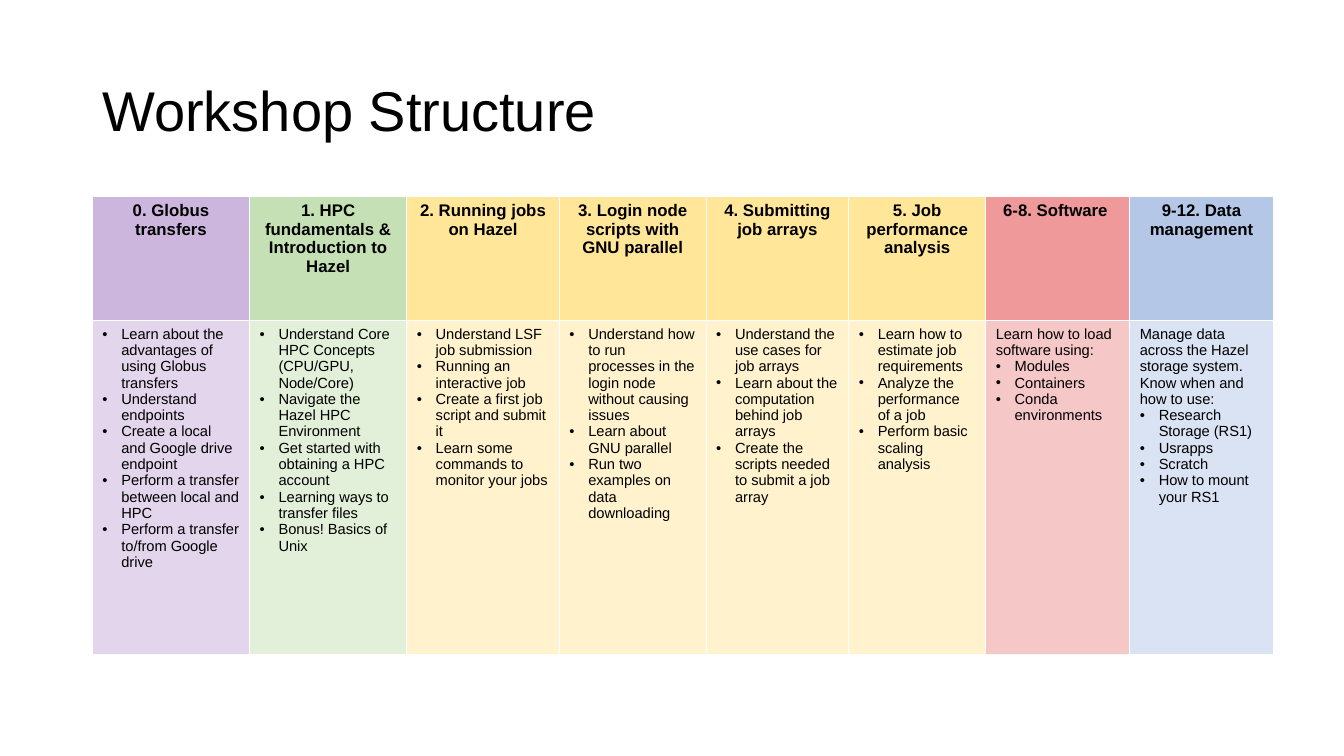
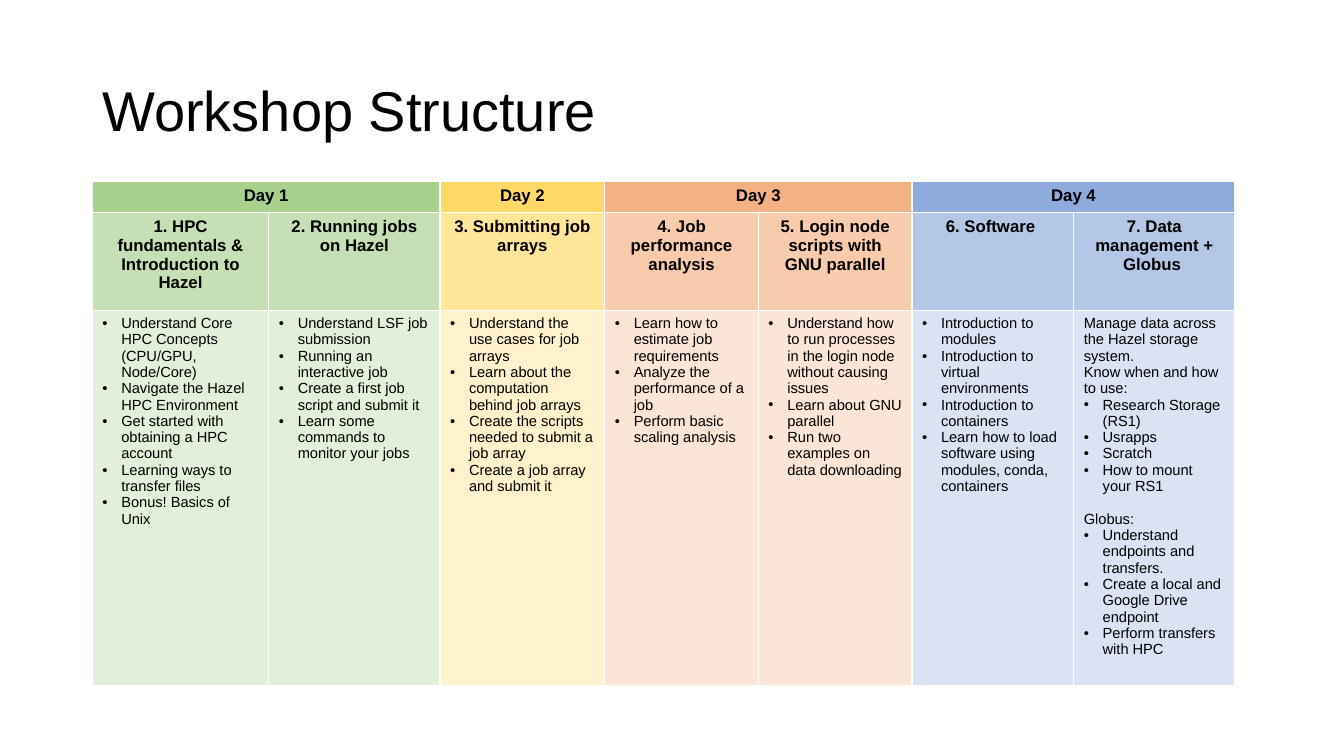
Before and after one commit to hurwitzlab/brc_hazel_training, a slide deck: slide 3 of slides/brc_hazel_0001.pptx. Drawn at 1344x756 pixels with LibreOffice and Linux fonts; fonts in the diff are those of the drawing. Boxes give left, top, right and bottom in pixels: in the first picture for what was removed or moved away, otherwise in the second. Text is boxed around its words. In the diff, an @@ line names an element or a change of style, - is before the commit and + after.

```diff
--- a/slides/brc_hazel_0001.pptx
+++ b/slides/brc_hazel_0001.pptx
@@ table at [93, 181, 1234, 691] @@
-0. Globus transfers | 1. HPC fundamentals & Introduction to Hazel | 2. Running jobs on Hazel | 3. Login node scripts with GNU parallel | 4. Submitting job arrays | 5. Job performance analysis | 6-8. Software | 9-12. Data management
-Learn about the advantages of using Globus transfers / Understand endpoints / Create a local and Google drive endpoint / Perform a transfer between local and HPC / Perform a transfer to/from Google drive | Understand Core HPC Concepts (CPU/GPU, Node/Core) / Navigate the Hazel HPC Environment / Get started with obtaining a HPC account / Learning ways to transfer files / Bonus! Basics of Unix | Understand LSF job submission / Running an interactive job / Create a first job script and submit it / Learn some commands to monitor your jobs | Understand how to run processes in the login node without causing issues / Learn about GNU parallel / Run two examples on data downloading | Understand the use cases for job arrays / Learn about the computation behind job arrays / Create the scripts needed to submit a job array | Learn how to estimate job requirements / Analyze the performance of a job / Perform basic scaling analysis | Learn how to load software using: / Modules / Containers / Conda environments | Manage data across the Hazel storage system. Know when and how to use: / Research Storage (RS1) / Usrapps / Scratch / How to mount your RS1
+Day 1 |  | Day 2 | Day 3 |  | Day 4 | 
+1. HPC fundamentals & Introduction to Hazel | 2. Running jobs on Hazel | 3. Submitting job arrays | 4. Job performance analysis | 5. Login node scripts with GNU parallel | 6. Software | 7. Data management + Globus
+Understand Core HPC Concepts (CPU/GPU, Node/Core) / Navigate the Hazel HPC Environment / Get started with obtaining a HPC account / Learning ways to transfer files / Bonus! Basics of Unix | Understand LSF job submission / Running an interactive job / Create a first job script and submit it / Learn some commands to monitor your jobs | Understand the use cases for job arrays / Learn about the computation behind job arrays / Create the scripts needed to submit a job array / Create a job array and submit it | Learn how to estimate job requirements / Analyze the performance of a job / Perform basic scaling analysis | Understand how to run processes in the login node without causing issues / Learn about GNU parallel / Run two examples on data downloading | Introduction to modules / Introduction to virtual environments / Introduction to containers / Learn how to load software using modules, conda, containers | Manage data across the Hazel storage system. / Know when and how to use: / Research Storage (RS1) / Usrapps / Scratch / How to mount your RS1 / Globus: / Understand endpoints and transfers. / Create a local and Google Drive endpoint / Perform transfers with HPC
@@ table: place and size @@
-table at [93, 196, 1275, 654]
+table at [93, 181, 1234, 691]
```
Also in this commit, not shown: 6 other slides changed, 2 slides added, 8 slides removed, 14 other files.
